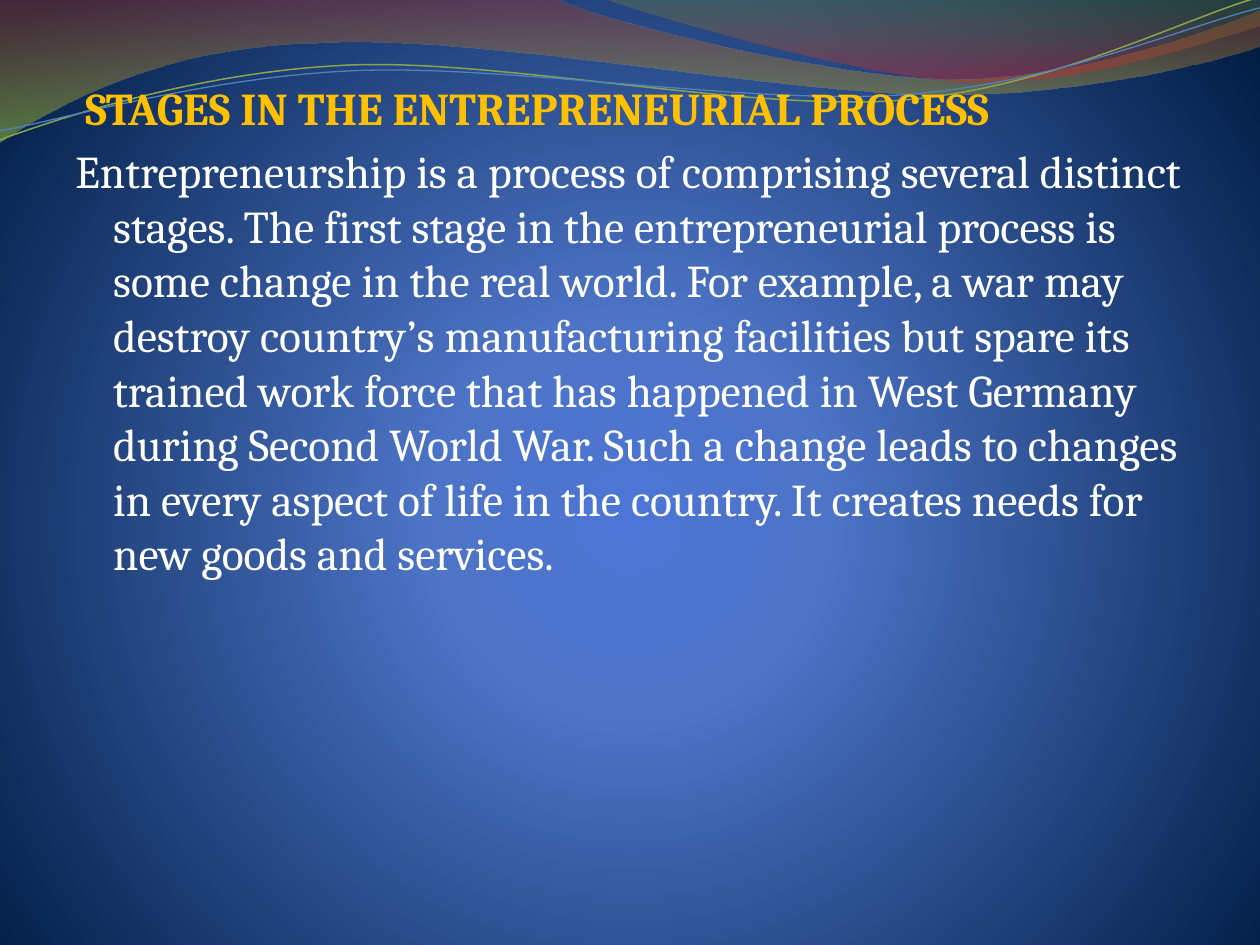
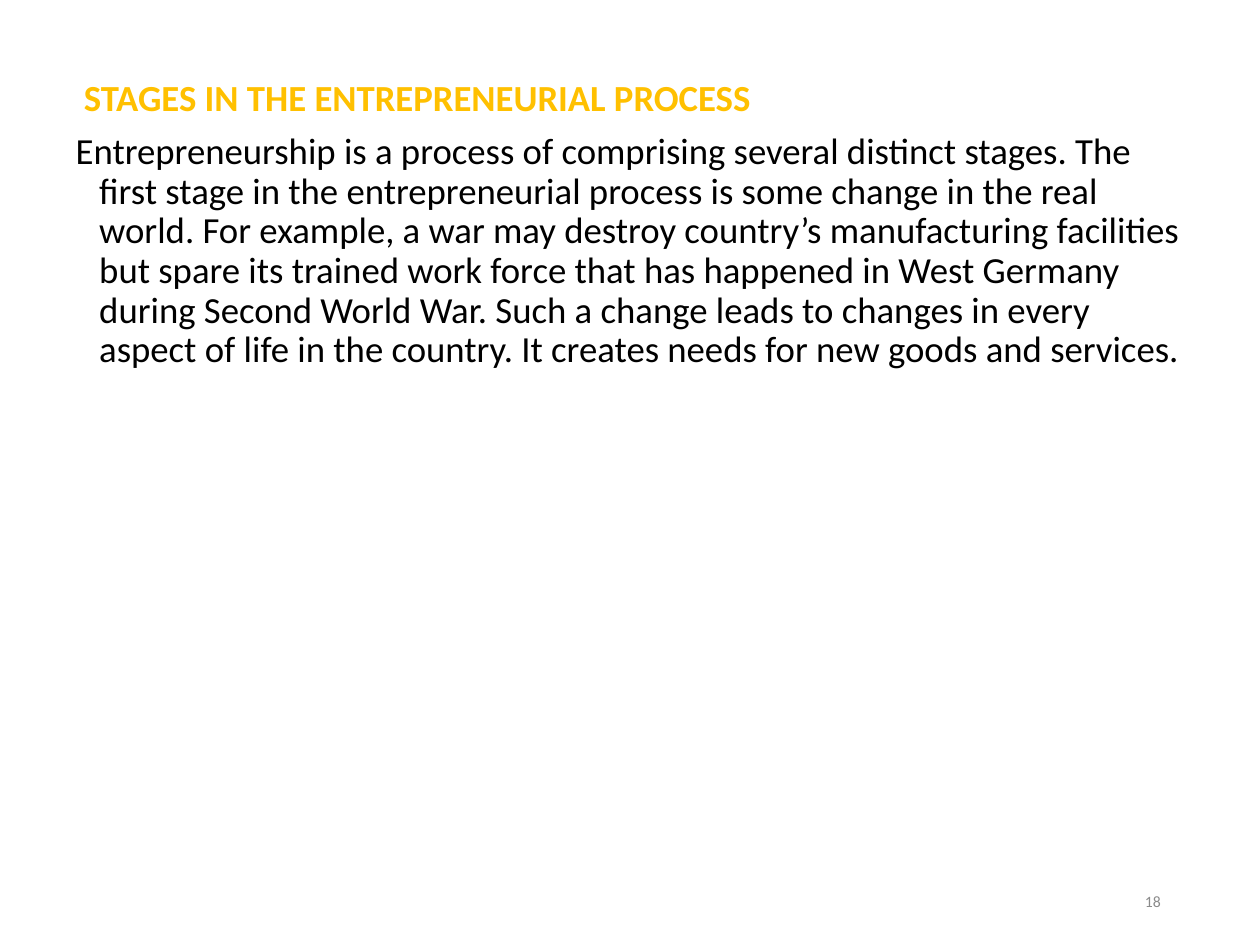
Before and after one commit to DroidFreak32/8sem, a slide deck: slide 18 of OME/ENTREPRENEURSHIP 1 unit4.pptx. Drawn at 1260x945 pixels with LibreOffice and Linux fonts; fonts in the diff are those of the drawing. Boxes give left, top, right and bottom in pixels: in the first picture for what was removed or moved away, otherwise in the second. Text is boxed around its words. In the diff, an @@ line names an element or a change of style, - is before the commit and + after.

```diff
--- a/OME/ENTREPRENEURSHIP 1 unit4.pptx
+++ b/OME/ENTREPRENEURSHIP 1 unit4.pptx
@@ background gradient #4D75D6 to #4E72C7 to #001F44 to #FFFFFF @@
@@ freeform shape removed at (0, 0, 1260, 142) @@
@@ freeform shape removed at (0, 0, 1260, 147) @@
@@ freeform shape removed at (0, 8, 1260, 141) @@
@@ freeform shape removed at (604, 0, 1260, 87) @@
@@ text "STAGES IN THE ENTREPRENEURIAL PROCESS" at (76, 87, 1179, 369): size 26 to 21 pt, font Cambria to Calibri, text colour #FFFFFF to #000000; indent changed; line spacing 1 to 0.9; more space between paragraphs @@
@@ page number added at (1145, 896, 1161, 907), 9 pt, text #8C8C8C @@
+18
```
Also in this commit, not shown: 18 other slides changed, 13 other files.
